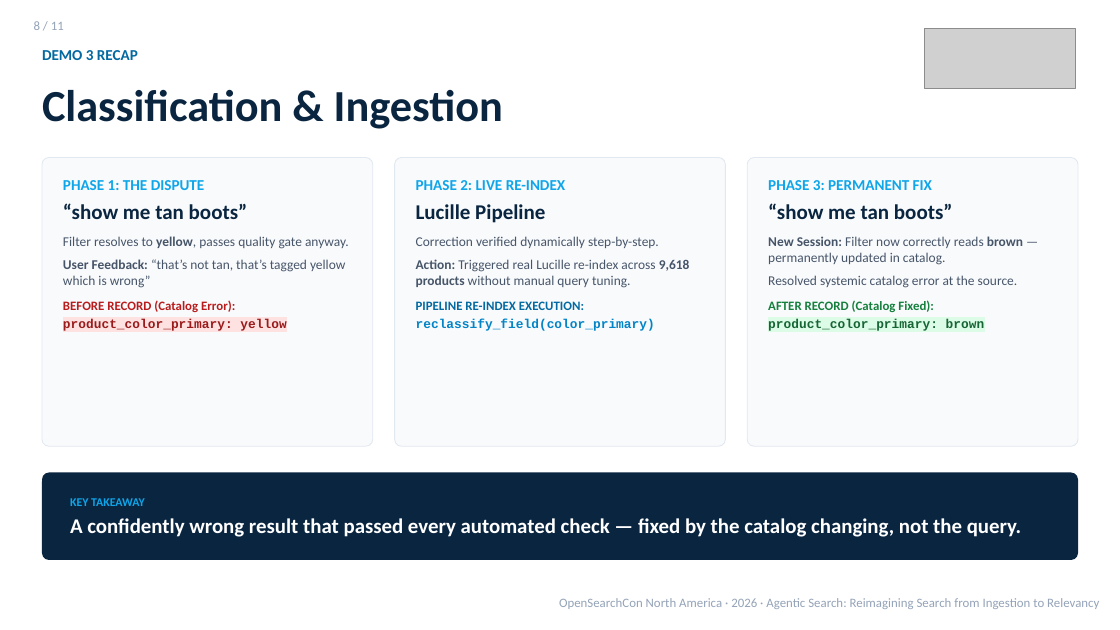
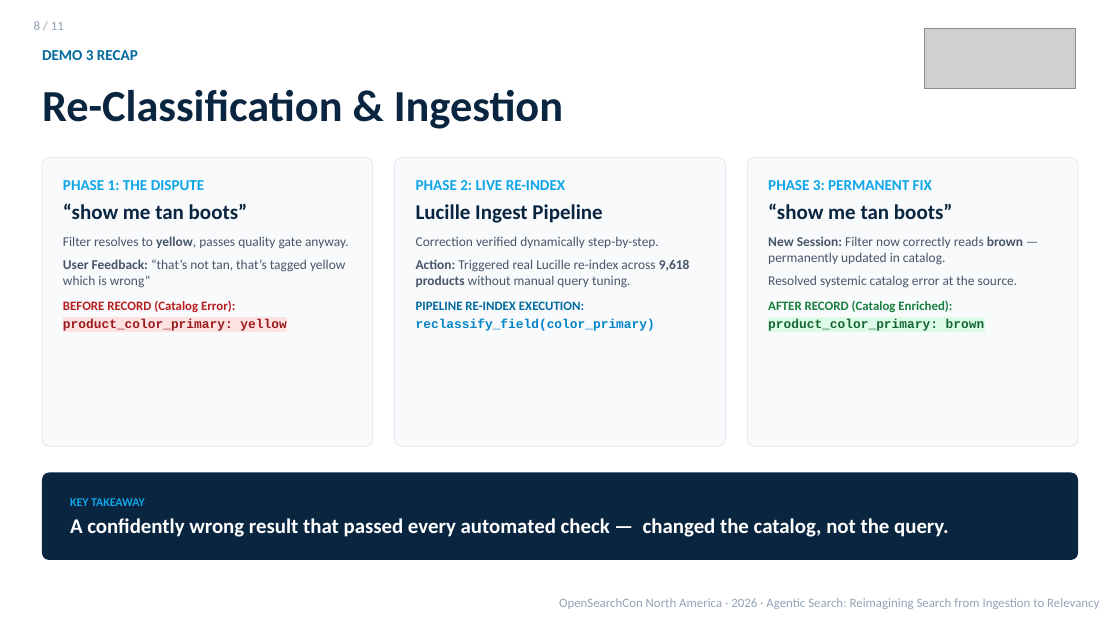
Before and after one commit to kmwtechnology/opensearch2026-agentic-search, a slide deck: slide 12 of docs/presentation/Agentic_Search_Talk_Draft_v1.pptx (slide 11 before the commit). Drawn at 1120x630 pixels with LibreOffice and Linux fonts; fonts in the diff are those of the drawing; grey boxes stand for pictures; background and template pictures are left out. Boxes give left, top, right and bottom in pixels: in the first picture for what was removed or moved away, otherwise in the second. Text is boxed around its words. In the diff, an @@ line names an element or a change of style, - is before the commit and + after.

```diff
--- a/docs/presentation/Agentic_Search_Talk_Draft_v1.pptx
+++ b/docs/presentation/Agentic_Search_Talk_Draft_v1.pptx
@@ text at box(42, 90, 563, 129): text changed @@
-Classification & Ingestion
+Re-Classification & Ingestion
@@ text at box(416, 204, 602, 223): text changed @@
-Lucille Pipeline
+Lucille Ingest Pipeline
@@ text at box(768, 300, 952, 312): text changed @@
-AFTER RECORD (Catalog Fixed):
+AFTER RECORD (Catalog Enriched):
@@ text at box(70, 518, 948, 537): text changed @@
-A confidently wrong result that passed every automated check — fixed by the catalog changing, not the query.
+A confidently wrong result that passed every automated check — changed the catalog, not the query.
```
Also in this commit, not shown: 6 other slides changed, 1 slide added.
